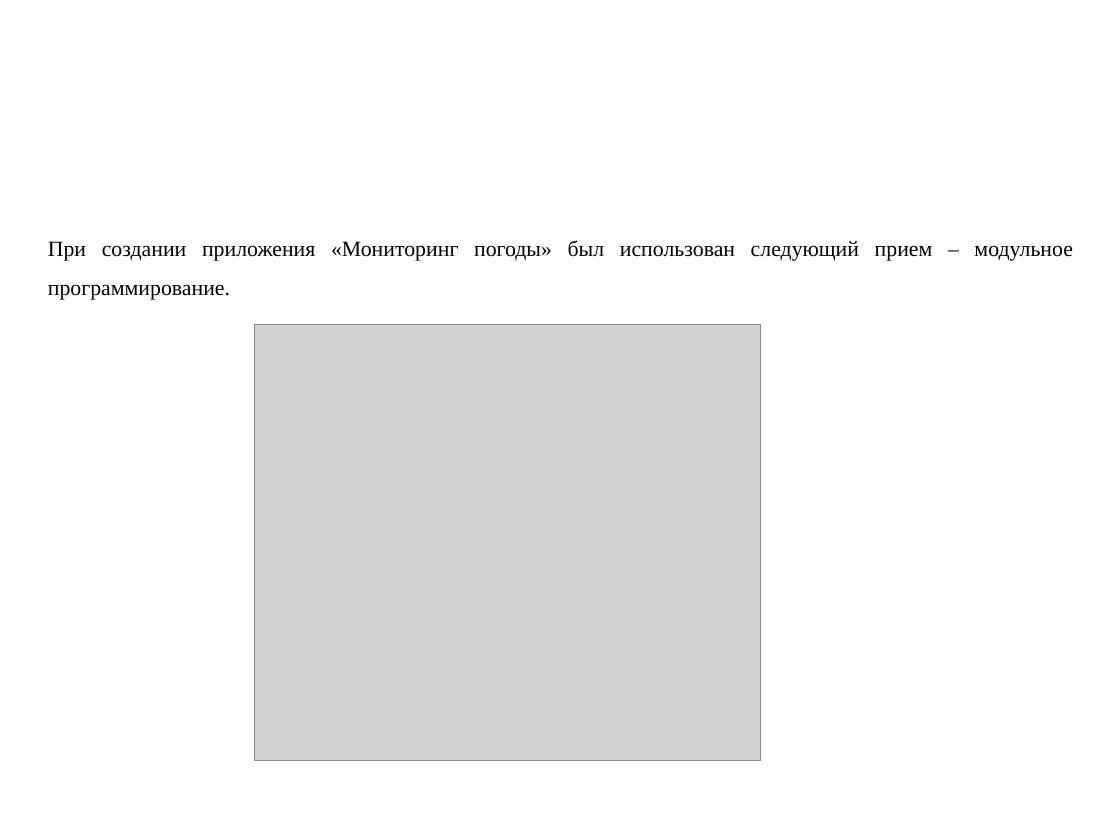
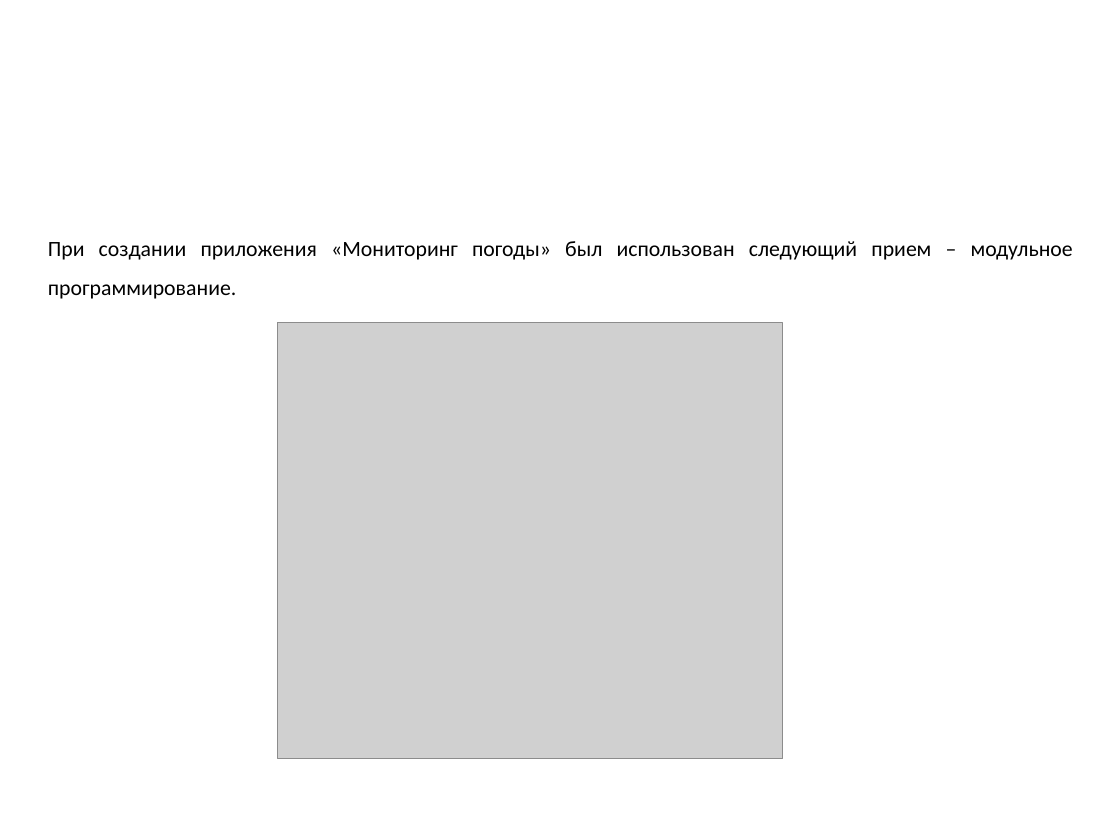
Before and after one commit to rad1anttt/kursa4-_-, a slide deck: slide 10 of Кузьмин презентация.pptx (slide 9 before the commit). Drawn at 1120x840 pixels with LibreOffice and Linux fonts; fonts in the diff are those of the drawing; grey boxes stand for pictures; background and template pictures are left out. Boxes give left, top, right and bottom in pixels: in the first picture for what was removed or moved away, otherwise in the second. Text is boxed around its words. In the diff, an @@ line names an element or a change of style, - is before the commit and + after.

```diff
--- a/Кузьмин презентация.pptx
+++ b/Кузьмин презентация.pptx
@@ text "При создании приложения «Мониторинг погоды» ..." at [48,241,1073,299]: font Times New Roman to Calibri @@
@@ picture: place and size @@
-picture at [255,325,760,760]
+picture at [278,323,783,758]
```
Also in this commit, not shown: 10 other slides changed, 3 slides added, 2 slides removed, 1 other file.
